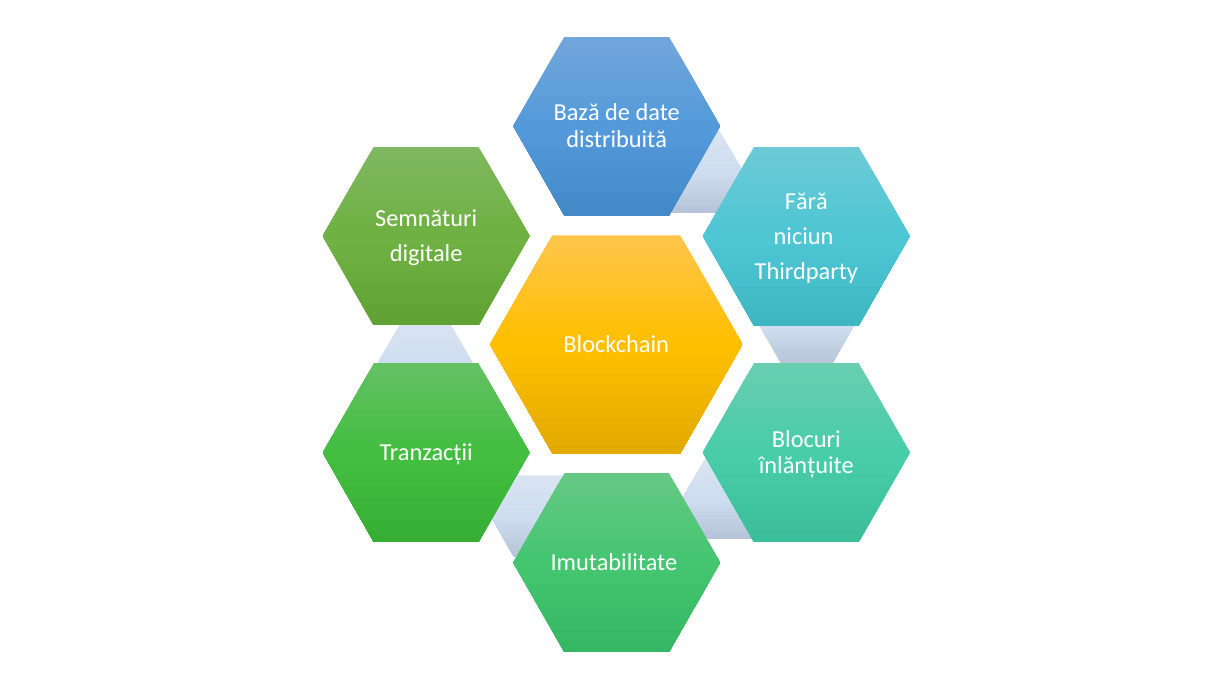
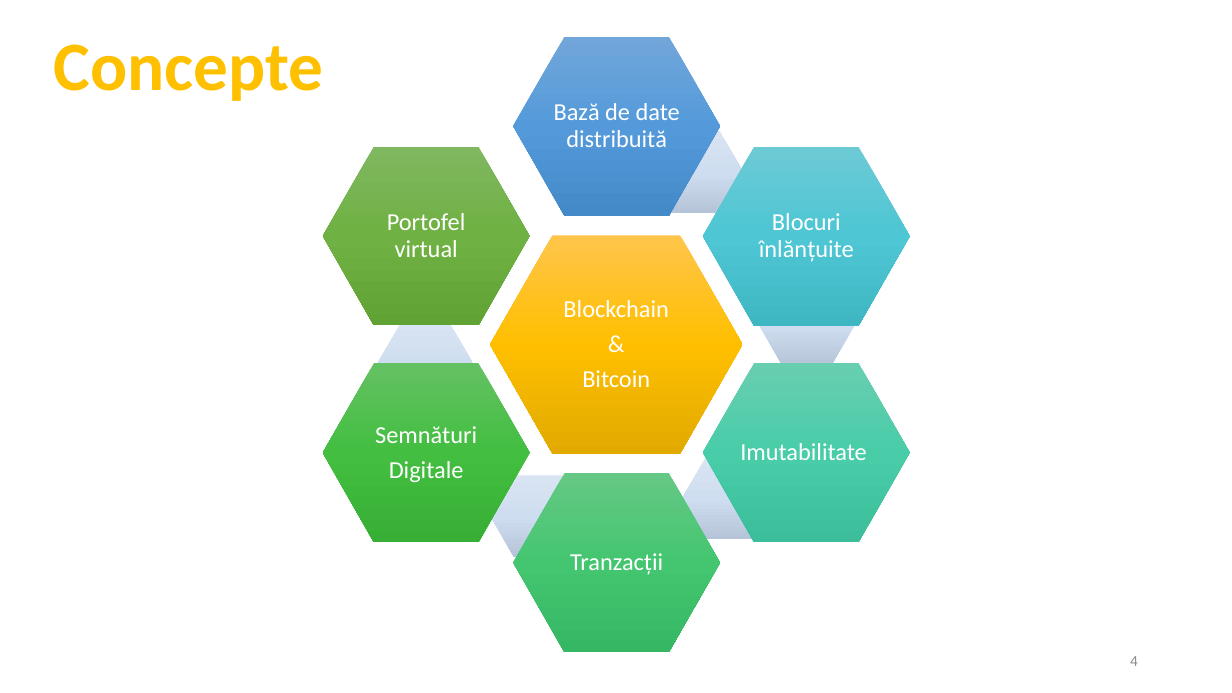
Before and after one commit to AlenaHa/Bachelor-Thesis, a slide deck: slide 4 of Licenta2018HardonElena/Blockchain usage in secured voting.pptx (slide 3 before the commit). Drawn at 1232x693 pixels with LibreOffice and Linux fonts; fonts in the diff are those of the drawing. Boxes give left, top, right and bottom in pixels: in the first picture for what was removed or moved away, otherwise in the second. Text is boxed around its words. In the diff, an @@ line names an element or a change of style, - is before the commit and + after.

```diff
--- a/Licenta2018HardonElena/Blockchain usage in secured voting.pptx
+++ b/Licenta2018HardonElena/Blockchain usage in secured voting.pptx
@@ text added at [54,44,324,101], 54 pt, text #FFC000, bold @@
+Concepte
@@ text "Blocuri înlănțuite": place and size @@
-text "Blocuri înlănțuite" at [759,430,854,478]
+text "Blocuri înlănțuite" at [759,213,854,262]
@@ text removed at [755,192,858,283] @@
-Fără
-niciun
-Thirdparty
@@ text added at [387,213,466,257], 19 pt, text #FFFFFF @@
+Portofel virtual
@@ text at [582,370,650,387]: paragraphs added @@
+&
+Bitcoin
@@ text "Semnături": place and size @@
-text "Semnături" at [375,209,477,265]
+text "Semnături" at [375,426,477,482]
@@ text "Imutabilitate": place and size @@
-text "Imutabilitate" at [551,553,678,570]
+text "Imutabilitate" at [740,443,867,460]
@@ text at [389,461,464,482]: text changed @@
-digitale
+Digitale
@@ text "Tranzacții": place and size @@
-text "Tranzacții" at [380,443,473,465]
+text "Tranzacții" at [570,553,663,575]
@@ page number added at [1130,656,1138,666], 12 pt, text #8C8C8C @@
+4
```
Also in this commit, not shown: 7 other slides changed, 6 slides added, 2 slides removed, 1 other file.
